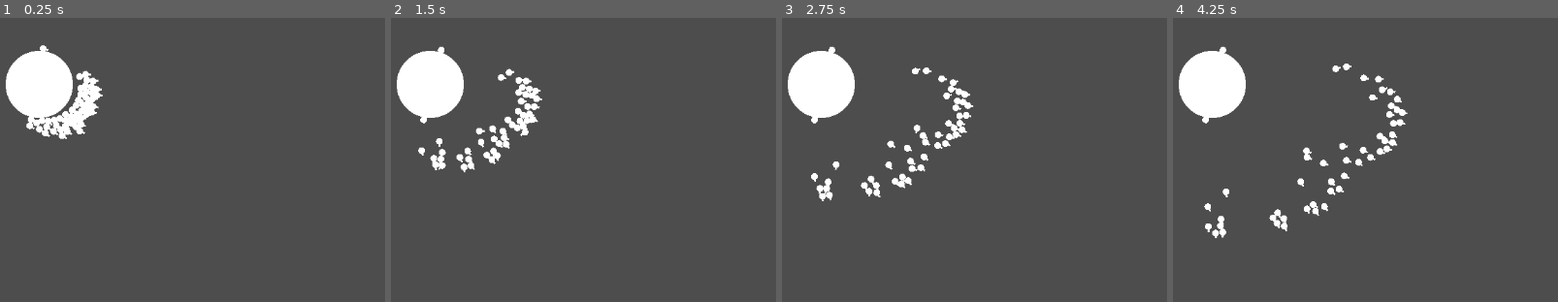
Above: before the commit, frames 1-4 (left to right).
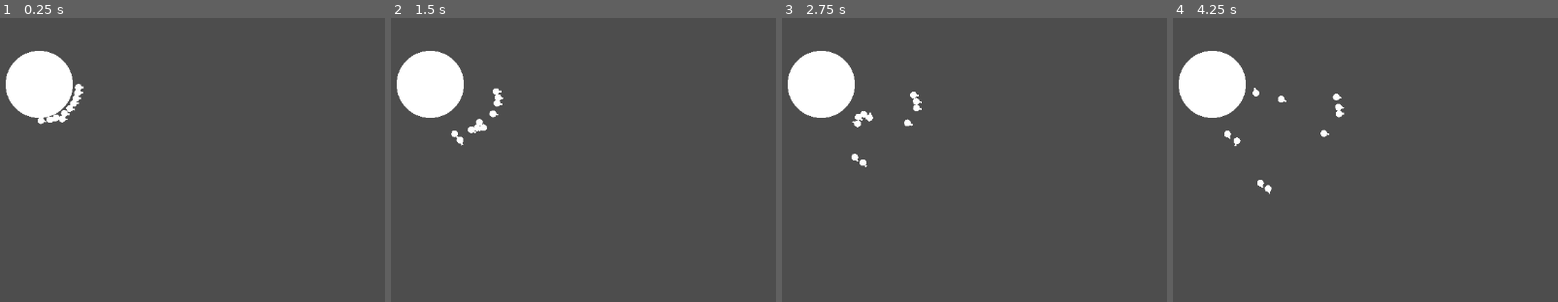
Above: after the commit, the same moments.

Repository: MalCaor/RucheTyr
Game: Godot game, scene res://Scene2d.tscn
The game is run twice, just before and just after one commit, with the same random seed, the same clock (stepped at 60 frames per second) and the same inputs.
Inputs:
- Up to frame 1 (0.25 s): no input
- Up to frame 2 (1.5 s): no input
- Up to frame 3 (2.75 s): no input
- Up to frame 4 (4.25 s): no input

The runs differ from the first frame. In frame 1, 1.7% of the frame differs, in the area x 6-27%, y 9-43%; in frame 2, 2.4%; in frame 3, 2.5%, in the area x 7-50%, y 9-65%; in frame 4, 2.5%.

Commit message:
angle de ses mort

Diff:
--- a/Scene2d.tscn
+++ b/Scene2d.tscn
@@ -1,12 +1,9 @@
-[gd_scene load_steps=4 format=3 uid="uid://bwm7s1ecuouec"]
+[gd_scene load_steps=3 format=3 uid="uid://bwm7s1ecuouec"]
 
-[ext_resource type="PackedScene" uid="uid://bxygp5bbta7ux" path="res://Tyr/hormagaunt.tscn" id="1_prox2"]
 [ext_resource type="Script" path="res://Camera2D.gd" id="2_aoyn8"]
 [ext_resource type="PackedScene" uid="uid://chqt7nxuah6f2" path="res://ruche.tscn" id="3_26ukf"]
 
 [node name="Scene2d" type="Node2D"]
-
-[node name="Hormagaunt" parent="." instance=ExtResource("1_prox2")]
 
 [node name="Camera2D" type="Camera2D" parent="."]
 zoom = Vector2(5, 5)
--- a/Tyr/hormagaunt.gd
+++ b/Tyr/hormagaunt.gd
@@ -10,7 +10,8 @@
 ]
 
 enum state_possible{
-	exploration
+	exploration,
+	return_ruche
 }
 var current_state: state_possible
 
@@ -26,8 +27,19 @@
 
 # Called every frame. 'delta' is the elapsed time since the previous frame.
 func _process(delta):
+	stat_change()
+
 	if current_state == state_possible.exploration:
 		explore()
+	if current_state == state_possible.return_ruche:
+		return_to_ruche(delta)
+
+func stat_change():
+	if self.global_position.distance_to(ruche_mere.global_position) > 50:
+		self.current_state = state_possible.return_ruche
+	else:
+		pass
+		# self.current_state = state_possible.exploration
 
 func explore():
 	var rot = randf_range(-1, 1) * rotation_speed
@@ -37,6 +49,24 @@
 
 	evasion_maneuver()
 
+func return_to_ruche(delta):
+	var dx:float = ruche_mere.position.x - position.x
+	var dy:float = ruche_mere.position.y - position.y
+	#var angle_2_ruche:float = atan2(dy,dx)
+
+	#var rot = min((2 * PI) - abs(angle_2_ruche - transform.get_rotation()), abs(angle_2_ruche - transform.get_rotation()))
+	#atan2(sin(angle_2_ruche-transform.get_rotation()), cos(angle_2_ruche-transform.get_rotation())) #angle_2_ruche #+ randf_range(-1, 1) * rotation_speed
+	#var dir = global_transform.x * speed
+	#apply_impulse( Vector2(dx,dy).normalized())
+
+	var angle_to_ruche:Vector2 = Vector2(dx,dy).normalized()#.angle()
+	var angle_self:float = self.global_transform.x.angle_to(angle_to_ruche)
+	apply_torque_impulse(angle_self/10.0) #rot # apply_torque(rot)
+
+	#evasion_maneuver()
+#	var angle = (ruche_mere.global_position - self.global_position).angle()
+#	rotation = lerp_angle(self.rotation, angle, delta)
+	apply_impulse(global_transform.x * speed)
 
 func _on_enter_vision(body: RigidBody2D):
 	if body.type in types_to_avoid:
--- a/ruche.gd
+++ b/ruche.gd
@@ -7,7 +7,7 @@
 
 # Called when the node enters the scene tree for the first time.
 func _ready():
-	for x in 50:
+	for x in 10:
 		add_tyr(hormagaunt, position+Vector2(randf(), randf()))
 
 
